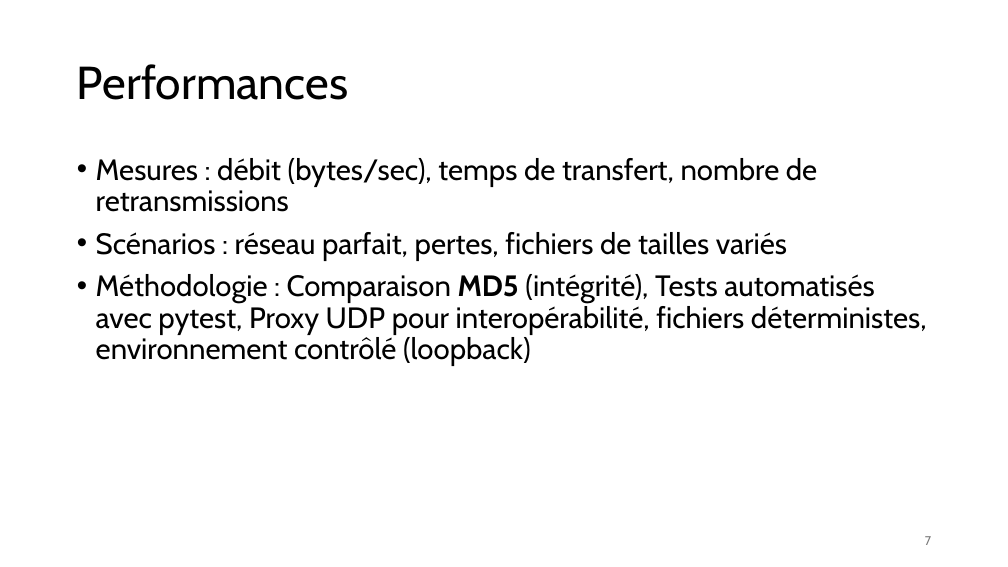
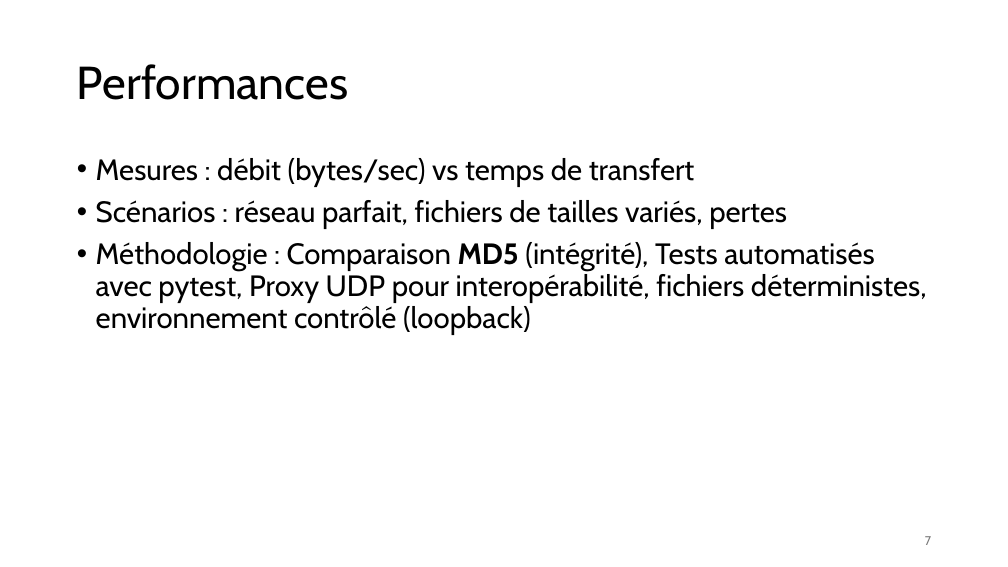
Before and after one commit to Tidyresonnance8/projet1_C-sarBortoluzzi_IsaacYamdjieu_AbdouMbengue, a slide deck: slide 7 of Rapport_projet_SRTP.pptx. Drawn at 1008x567 pixels with LibreOffice and Linux fonts; fonts in the diff are those of the drawing. Boxes give left, top, right and bottom in pixels: in the first picture for what was removed or moved away, otherwise in the second. Text is boxed around its words. In the diff, an @@ line names an element or a change of style, - is before the commit and + after.

```diff
--- a/Rapport_projet_SRTP.pptx
+++ b/Rapport_projet_SRTP.pptx
@@ text at [96, 158, 787, 229]: text changed @@
-• Mesures : débit (bytes/sec), temps de transfert, nombre de retransmissions
-• Scénarios : réseau parfait, pertes, fichiers de tailles variés
+• Mesures : débit (bytes/sec) vs temps de transfert
+• Scénarios : réseau parfait, fichiers de tailles variés, pertes
```
Also in this commit, not shown: 2 other slides changed, 1 slide added, 1 slide removed, 4 other files.
